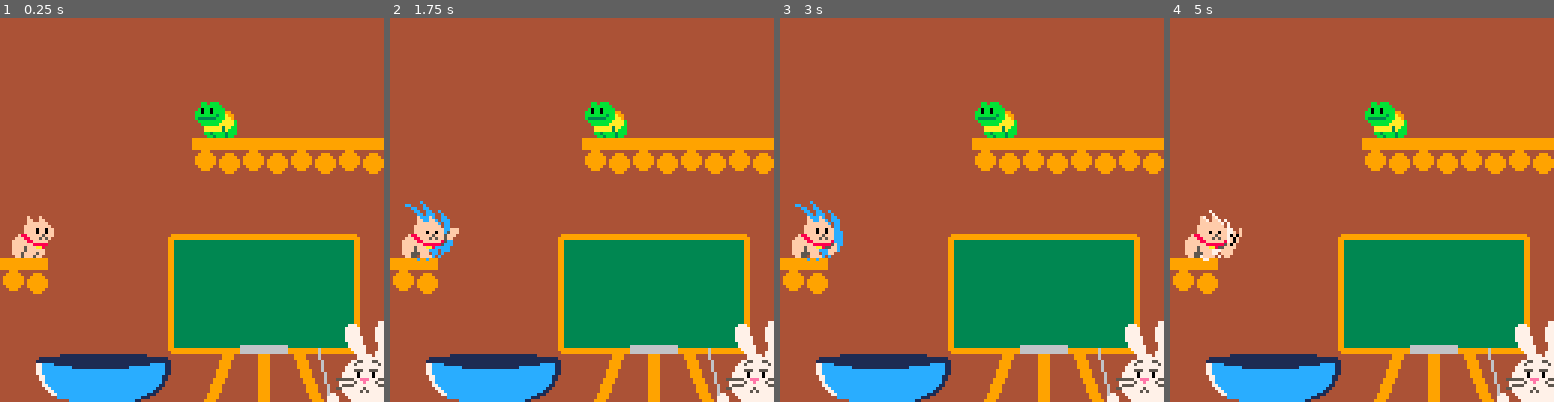
Above: before the commit, frames 1-4 (left to right).
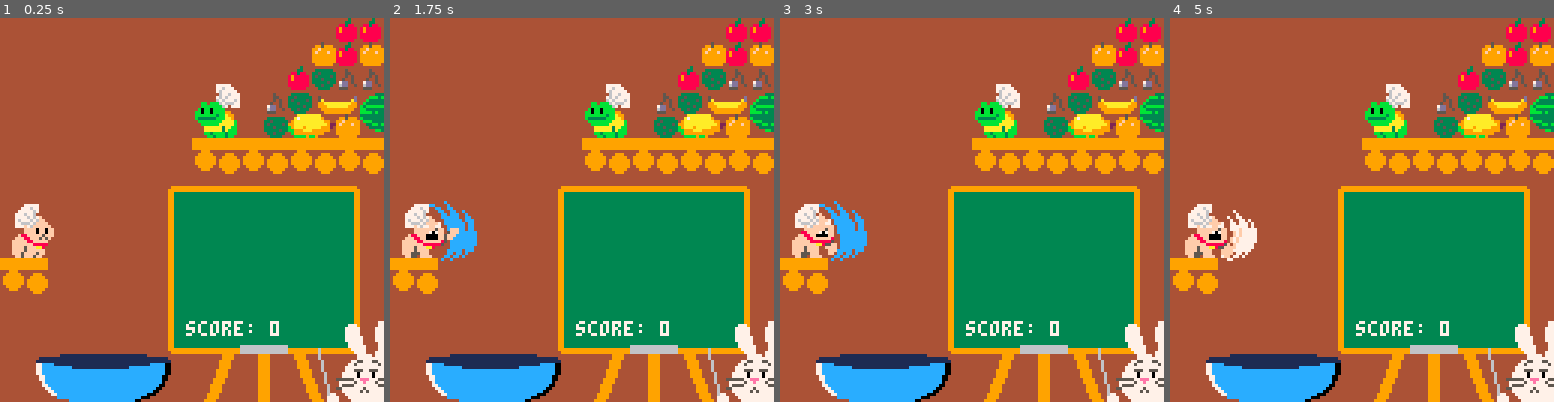
Above: after the commit, the same moments.

Repository: 7thbeatgames/chikis-chefs
Game: PICO-8 cartridge chikischefs.p8
Same seed, same stepped clock (60 frames per second), same inputs: the game is played once before the commit and once after it.
Inputs:
- Up to frame 1 (0.25 s): no input
- Up to frame 2 (1.75 s): tap X (X key) at 0.33, 1.07 s; tap O (Z key) at 0.7, 1.7 s; hold Right from 1.6 s (still down)
- Up to frame 3 (3 s): tap X (X key) at 1.85, 2.97 s; release Right at 2.1 s; tap O (Z key) at 2.1, 2.5, 2.9 s; hold Up 2.15-2.42 s; hold Right from 2.47 s (still down)
- Up to frame 4 (5 s): release Right at 3.03 s; hold Left 3.08-3.58 s; tap O (Z key) every 0.4 s from 3.3 to 4.9 s; hold Down 3.63-3.97 s; hold Right 4.02-4.68 s; tap X (X key) at 4.08 s; hold Up from 4.73 s (still down)

The runs differ from the first frame. In frame 1, 13% of the frame differs, in the area x 3-100%, y 0-100%; in frame 2, 14%; in frame 3, 14%; in frame 4, 13%.

Commit message:
animations, round result calculation

Diff:
--- a/chikischefs.p8
+++ b/chikischefs.p8
@@ -3,9 +3,14 @@
 __lua__
 
 
+…(4 lines of a section not shown)…
 z = 0
 currfruits = {}
 bubblefruits = {}
+slices = {}
 tscratch = -1
 tcatanim = -1
 
@@ -26,17 +31,21 @@
 spb = 16  -- stat per beat
 bar = 0
 calltime = false
+responsetime = false
 
 notesstr = ""
 bbeats = ""
 
 newtick = false
 tick_response = 0
-tttt = 0
 sylaudio = 0
 anybtn = false
-closestfruit = 0
+closestfruit = 1
 bubbles_xoffset = 8
+rabbit_state = 0
+headbob = false
+perfect_round = false
+perfect_rounds_count = 0
 
 function _init()
 
@@ -55,8 +64,10 @@
 	newbar = newtick and tickl == 0
 
 	tick = stat(50) + statloops * statcap
-	tickf = newtick and tick or tickf + 1/60
+	tickf = newtick and tick or tickf + dt
 	anybtn = btnp(0) or btnp(1) or btnp(2) or btnp(3) or btnp(4) or btnp(5)
+
+	headbob = tickl % 4 < 1
 
 	update_conductor()
 
@@ -96,7 +108,7 @@
 		--z = ceil(rnd(#allfruits - 1))
 		--pos = flr(tickl / 4) --
 		--printh(arr_basket_show)
-		printh(pos)
+		--printh(pos)
 		ifruit = arr_basket_show[pos]
 
 		beatpos = 1
@@ -119,9 +131,13 @@
 			if diff > 7 then
 				arr_basket_beats_results[i] = false
 				printh("bigmiss..")
+				rabbit_state = 1
 			end
 		end
 	end
+
+
+
 
 	-- scratch!
 	if anybtn then
@@ -130,6 +146,7 @@
 
 		nextbeat = #arr_basket_beats_results + 1
 
+		-- check beats
 		if nextbeat <= #arr_basket_beats_show then
 
 			b = arr_basket_beats_show[nextbeat]
@@ -142,10 +159,12 @@
 			end
 
 			diff = b - tickfl
+			absdiff = abs(diff)
 
 			printh("b " .. b)
 
 
+			-- check whats the closest fruit to hit
 			closestfruit = 1
 			for i = 1, #bubblefruits do
 				f1 = bubblefruits[i]
@@ -155,16 +174,49 @@
 				end
 			end
 
-			absdiff = abs(diff)
-
-			if absdiff < 1 then -- hit correctly
+
+
+			-- hit correctly
+			if absdiff < 1 then
 				printh("hit! " .. diff)
 				arr_basket_beats_results[nextbeat] = true
 				bubblefruits[closestfruit].tglow = 0.1
 
+				-- change rabbit to happy if it wasn't angry
+				if rabbit_state == 0 then
+					rabbit_state = 2
+				end
+
+				-- create slice
+				f = bubblefruits[closestfruit]
+				f.tfreeze = 0.2
+				f.lives = f.lives - 1
+				addslice(closestfruit)
+
+
+				if #arr_basket_beats_results == #arr_basket_beats_show then
+					perfect_round = true
+					for i = 1, #arr_basket_beats_results do
+						if arr_basket_beats_results[i] == false then
+							perfect_round = false
+						end
+					end
+
+					if perfect_round then
+						perfect_rounds_count = perfect_rounds_count + 1
+					end
+				else
+					perfect_round = false
+				end
+
+
+			-- small miss
 			elseif absdiff < 7 then
 				printh("smallmiss.." .. diff)
+				rabbit_state = 1
 				arr_basket_beats_results[nextbeat] = false
+
+			-- no beats close
 			else
 				printh("nothing.." .. diff)
 			end
@@ -181,13 +233,15 @@
 
 	end
 
+
+
 	if tscratch >= 0 then
-		tscratch += 1/60 * 20
+		tscratch += dt * 20
 		if tscratch > 3 then tscratch = -1 end
 	end
 
 	if tcatanim >= 0 then
-		tcatanim += 1/60 * 30
+		tcatanim += dt * 30
 		if tcatanim > 4 then tcatanim = -1 end
 	end
 
@@ -204,12 +258,22 @@
 
 	-- update fruits position on bubbles
 	updatefruits()
+	updateslices()
 end
 
 
 function _draw()
 
 	-- clean screen
+
+	-- if rabbit_state == 0 then
+	-- 	cls(4)
+	-- elseif rabbit_state == 1 then
+	-- 	cls(8)
+	-- elseif rabbit_state == 2 then
+	-- 	cls(11)
+	-- end
+
 	cls(4)
 
 	-- draw the backstage
@@ -295,6 +357,15 @@
 		sylcount = sylcount + #f.notes
 	end
 
+	-- draw result checkmark
+	if perfect_round and (tick % 2 == 0 or tickl < 8) then
+		spr(12, 100, 93, 2, 2)
+		-- printh("perfect round")
+	end
+
+	-- draw score
+	print("score: " .. perfect_rounds_count, 62, 101, 7)
+
 	-- scratch
 	if tscratch >= 0 then
 		sprnum = flr(tscratch)
@@ -303,24 +374,41 @@
 		spr(sprind, xscratch, 58, 2, 3)
 	end
 
-	-- scratch cat anim
+	-- cat
 	altrender(true)
-	catx = 3
+	xcat = 3
+	ycat = 64
 	if tcatanim >= 0 then
 		sprnum = flr(tcatanim)
 		sprind = 112 + sprnum * 3
-		spr(sprind, catx + sprnum / 1.5, 64, 3, 2)
+		xcat = xcat + sprnum / 1.5
+		spr(sprind, xcat, ycat, 3, 2)
 	else
-		spr(32, catx, 64, 2, 2)
+		spr(32, xcat, ycat, 2, 2)
 	end
 	altrender(false)
+
+	-- cat chef hat
+	cy = headbob and 0 or 0
+	spr(176, xcat + 2, ycat - 2 + cy)
 
 	-- frog
 	altrender(true)
-	openmouth = calltime == true and tick % 4 == 0
+	openmouth = false
+	if calltime then
+		for i = 1, #bubblefruits do
+			if tickl == bubblefruits[i].tick % 16 then
+				openmouth = true
+			end
+		end
+	end
 	sprfrog = openmouth == true and 146 or 144
 	spr(sprfrog, 8 * 8, 3 * 8, 2, 2)
 	altrender(false)
+
+	-- frog chef hat
+	xfroghat = openmouth == true and 7 or 6
+	spr(176, xfrog + xfroghat, yfrog - 10, 1,1, true)
 
 	-- bowl back
 	xbowl = 10
@@ -330,15 +418,24 @@
 	-- fruits
 	drawfruits()
 
+	-- slices
+	drawslices()
+
 	-- bowl front
+	altrender(true)
 	spr(80, xbowl, ybowl, 6, 2)
+	altrender(false)
 
 	-- rabbit
 	altrender(true)
 	yrabbit = 100
-	if tickl % 4 < 1 then yrabbit = yrabbit + 1 end
-	spr(199, 100, yrabbit, 4,4)
+	if headbob then yrabbit = yrabbit + 1 end
+	if rabbit_state == 0 then spr(199, 100, yrabbit, 4,4)
+	elseif rabbit_state == 1 then spr(196, 100 + 8, yrabbit, 3,4)
+	elseif rabbit_state == 2 then spr(192, 100, yrabbit, 4,4)
+	end
 	altrender(false)
+
 
 	-- bubble
 	-- t = (sin(time()) + 1) * 5
@@ -348,6 +445,31 @@
 
 	-- result squares
 
+…(4 lines of a section not shown)…
+	-- debug
+
+	-- printdebug()
+	-- drawresultsquares()
+
+
+
+end
+
+function drawbubble(x, y, r)
+
+	circ(x, y, r, 12) -- inner circle
+	circ(x, y, r + 1, 7) -- outer circle
+
+	-- specular highlight
+	sx = x - r * 0.5
+	sy = y - r * 0.5
+	rectfill(sx, sy, sx + 1, sy + 1, 7)
+end
+
+function drawresultsquares()
 	for i = 1, #arr_basket_beats_show do
 		b = arr_basket_beats_show[i]
 		x = 52 + i * 5
@@ -364,39 +486,7 @@
 			rectfill(x, y, x + w, y + h, color)
 		end
 	end
-…(4 lines of a section not shown)…
-	-- debug
-	-- printdebug()
-
-	-- line(0, yhitcenter - yhitwindow, 128, yhitcenter - yhitwindow, 8)
-	linecolor = 7
-	rs = arr_basket_beats_results
-	if #rs > 0 then
-		lastresult = rs[#rs]
-		linecolor = lastresult == true and 11 or 8
-	end
-
-	-- line(0, yhitcenter, 128, yhitcenter, linecolor)
-	-- line(0, yhitcenter + yhitwindow, 128, yhitcenter + yhitwindow, 8)
-
-
-
-end
-
-function drawbubble(x, y, r)
-
-	circ(x, y, r, 12) -- inner circle
-	circ(x, y, r + 1, 7) -- outer circle
-
-	-- specular highlight
-	sx = x - r * 0.5
-	sy = y - r * 0.5
-	rectfill(sx, sy, sx + 1, sy + 1, 7)
-end
-
+end
 function altrender(set)
 	palt(2, set)
 	palt(0, not set)
@@ -433,6 +523,33 @@
 
 end
 
+function addslice(fruitindex)
+	f = bubblefruits[fruitindex]
+	s = {
+		x = f.x - 4 + rnd(4),
+		y = f.y,
+		sprite = f.data.slicedsprite
+	}
+	add(slices, s)
+	--printh("spr " .. f.data.slicedsprite)
+	--printh("adding new slice -> " .. f.data.name .. " at " .. f.x .. ", " .. f.y)
+end
+
+function updateslices()
+	for i = 1, #slices do
+		s = slices[i]
+		s.y = s.y + 2
+	end
+end
+
+function drawslices()
+	for i = 1, #slices do
+		s = slices[i]
+		spr(s.sprite, s.x - 4, s.y - 4)
+		--printh("drawing -> "  .. s.sprite .. " at " .. s.x .. ", " .. s.y)
+	end
+end
+
 function bringfruit(fruit)
 	currfruits[#currfruits + 1] = {
 		x = 120,
@@ -442,7 +559,7 @@
 end
 
 function bubblefruit(fruit, position, beat)
-	bubblefruits[#bubblefruits + 1] = {
+	add(bubblefruits, {
 		x0 = 16 + position * bubbles_xoffset,
 		y0 = ybubble0 + (position % 2) * 2 , -- initial ypos
 		x = 16 + position * bubbles_xoffset,
@@ -454,15 +571,16 @@
 		beat = beat,
 		pstart = 0,
 		toffset = 0,
-		tglow = 0
-	}
+		tfreeze = 0,
+		tglow = 0,
+		lives = #fruit.notes
+	})
 end
 
 
 
 function updatefruits()
-	local xfrog = 66
-	local yfrog = 32
+
 
 	for i = 1, #bubblefruits do
 
@@ -478,13 +596,19 @@
 
 		-- falling animation
 		if(tick >= f.sptick) then
-			f.toffset = f.toffset + 1/60
-			f.y = f.y0 + f.toffset * f.toffset * 50 + f.toffset * 25
+			if f.tfreeze > 0 then
+				f.tfreeze = f.tfreeze - dt
+			end
+
+			if f.tfreeze <= 0 then
+				f.toffset = f.toffset + dt
+			end
+			f.y = f.y0 + f.toffset * f.toffset * 90 + f.toffset * 25
 		end
 
 		-- glow animation when hit
 		if f.tglow > 0 then
-			f.tglow = f.tglow - 1/60
+			f.tglow = f.tglow - dt
 		else
 			f.tglow = 0
 		end
@@ -503,50 +627,53 @@
 
 	for i = 1, #bubblefruits do
 		f = bubblefruits[i]
-		data = bubblefruits[i].data
-		x = f.x - data.size.x * 4
-		y = f.y - data.size.y * 4
-
-
-		if f.tglow > 0 then
-			for c = 1, 15 do
-				pal(c, 7)
+		if f.lives > 0 then
+
+
+			data = bubblefruits[i].data
+			x = f.x - data.size.x * 4
+			y = f.y - data.size.y * 4
+
+
+			if f.tglow > 0 then
+				for c = 1, 15 do
+					pal(c, 7)
+				end
+			end --
+			spr(data.sprite, x, y, data.size.x, data.size.y)
+			pal()
+
+			-- bubble
+
+			tilesize = data.size.x == 1 and 2 or 3
+
+
+			if f.pstart < 1 then
+				rbubble = lerpoutback(1, data.size.x * 6, f.pstart)
+				drawbubble(f.x, f.y, rbubble)
+			elseif f.toffset < 0.15 then
+				bubblespr = data.size.x == 1 and 37 or 39
+
+				-- explosion anims
+				if f.toffset > 0.11 then
+					bubblespr = 92
+					tilesize = 4
+				elseif f.toffset > 0.08 then
+					bubblespr = 44
+					tilesize = 3
+				end
+
+				tiledifx = tilesize - data.size.x
+				tiledify = tilesize - data.size.y
+				spr(
+					bubblespr,
+					f.x - tiledifx * 4 - data.size.x * 4,
+					f.y - tiledify * 4 - data.size.y * 4,
+					tilesize,
+					tilesize
+				)
 			end
-		end --
-		spr(data.sprite, x, y, data.size.x, data.size.y)
-		pal()
-
-		-- bubble
-
-		tilesize = data.size.x == 1 and 2 or 3
-
-
-		if f.pstart < 1 then
-			rbubble = lerpoutback(1, data.size.x * 6, f.pstart)
-			drawbubble(f.x, f.y, rbubble)
-		elseif f.toffset < 0.15 then
-			bubblespr = data.size.x == 1 and 37 or 39
-
-			-- explosion anims
-			if f.toffset > 0.11 then
-				bubblespr = 92
-				tilesize = 4
-			elseif f.toffset > 0.08 then
-				bubblespr = 44
-				tilesize = 3
-			end
-
-			tiledifx = tilesize - data.size.x
-			tiledify = tilesize - data.size.y
-			spr(
-				bubblespr,
-				f.x - tiledifx * 4 - data.size.x * 4,
-				f.y - tiledify * 4 - data.size.y * 4,
-				tilesize,
-				tilesize
-			)
-		end
-
+		end
 		-- debug
 		-- print(f.beat, f.x, f.y, 7)
 	end
@@ -557,7 +684,7 @@
 	arr = ff.syllables
 
 	bbcenterx = 88
-	bbtopy = 77 + row * 8
+	bbtopy = 63 + row * 8
 
 	-- get total string length
 	strlen = 0
@@ -581,7 +708,7 @@
 		if result == 1 then -- miss
 			textcolor = 8
 		elseif result == 2 then -- hit
-			textcolor = 11
+			textcolor = calltime and 10 or 11
 		end
 
 
@@ -671,6 +798,7 @@
 	end
 
 	calltime = music_state == mstate.call
+	responsetime = music_state == mstate.response
 
 	tickl = stat(50) //tick but looping. use first channel as reference pos (cause it doesnt loop)
 	beatnumber = tickl\4
@@ -699,6 +828,9 @@
 	flag_refreshed_call = false
 	arr_basket_beats_results = {}
 	put_basketbeats_in_pattern(5,4)
+	--printh("reseting rabbit_state")
+	rabbit_state = 0
+	perfect_round = false
 	end
 
 	-- if in a second half of a response pattern or intro, generate new beat and put in call pattern
@@ -715,10 +847,10 @@
 		if (is_new_basket) then printh("new basket!") end
 
 		if (music_side_prebar == mside.a) then
-		new_basket_size = #startbeats_a
+			new_basket_size = #startbeats_a
 		else
-		 new_basket_size = #startbeats_b
-		 end
+			new_basket_size = #startbeats_b
+		end
 
 		if level ~= prev_level then
 			printh("new level!")
@@ -904,7 +1036,7 @@
 	--turn on in pattern
 	for i=1,#arr_basket_beats do
 		-- x,x,bit1,bit2,bit3
-		--set_vol(pattern_num, arr_basket_beats[i], true,false,false)
+		set_vol(pattern_num, arr_basket_beats[i], true,true,true)
 	end
 	--cstore()
 end
@@ -914,21 +1046,11 @@
 -->8
 --eruonna's funcs:
 function set_vol(sfx,time,bit1,bit2,bit3)
-  local addr = 0x3200 + 68*sfx + 2*(time-1)
-  note = peek(addr+1)
-  if (bit1) then note = note | 0b100
-  else
-   note = note & 0b1111111111111011.1111111111111111
-  end
-  if (bit2) then note = note | 0b101
-  else
-   note = note & 0b1111111111111101.1111111111111111
-  end
-  if (bit3) then note = note | 0b110
-    else
-   note = note & 0b1111111111111110.1111111111111111
-  end
-  poke(addr+1,note)
+	local addr = 0x3200 + 68*sfx + 2*(time-1)
+	poke2(addr, %addr & 0b1111000111111111) -- set everything to 0
+	if bit1 then poke2(addr, %addr | 0b0000001000000000) end
+	if bit2 then poke2(addr, %addr | 0b0000010000000000) end
+	if bit3 then poke2(addr, %addr | 0b0000100000000000) end
 end
 
 function make_note(pitch, instr, vol, effect)
@@ -1031,6 +1153,7 @@
 		syllables = {"ba", "na", "na"},
 		size = {x = 2, y = 1},
 		sprite = 16,
+		slicedsprite = 47,
 		bottom = 0,
 		notes = {0,1,3},
 		maincolor = 10
@@ -1090,6 +1213,7 @@
 		syllables = {".."},
 		size = {x = 1, y = 1},
 		sprite = 23, --todo
+		slicedsprite = 23, --todo
 		bottom = 0,
 		notes = {},
 		maincolor = 0
@@ -1109,6 +1233,11 @@
 yhitcenter = 72
 yhitwindow = 10 -- plus/minus
 ticklength = 0.1333 -- constant
+xfrog = 66
+yfrog = 32
+dt = 1/60
+
+
 
 
 
@@ -1241,16 +1370,16 @@
 
 
 __map__
-000000000000000000000000000000000b000000000000000000000000000000000000000000000000000000000000000000000000000000000000000000000000000000000000000000000000000000000000000000000000000000000000000000000000000000000000000000000000000000000000000000000000000000
-000000000000000000000000000000000b000000000000000000000000000000000000000000000000000000000000000000000000000000000000000000000000000000000000000000000000000000000000000000000000000000000000000000000000000000000000000000000000000000000000000000000000000000
-000000000000000000000000000000000b000000000000000000000000000000000000000000000000000000000000000000000000000000000000000000000000000000000000000000000000000000000000000000000000000000000000000000000000000000000000000000000000000000000000000000000000000000
-000000000000000000000000000000000b000000000000000000000000000000000000000000000000000000000000000000000000000000000000000000000000000000000000000000000000000000000000000000000000000000000000000000000000000000000000000000000000000000000000000000000000000000
-000000000000000000000000000000000b000000000000000000000000000000000000000000000000000000000000000000000000000000000000000000000000000000000000000000000000000000000000000000000000000000000000000000000000000000000000000000000000000000000000000000000000000000
+00000000000000000000000000000b0b0b000000000000000000000000000000000000000000000000000000000000000000000000000000000000000000000000000000000000000000000000000000000000000000000000000000000000000000000000000000000000000000000000000000000000000000000000000000
+000000000000000000000000003b0b3b0b000000000000000000000000000000000000000000000000000000000000000000000000000000000000000000000000000000000000000000000000000000000000000000000000000000000000000000000000000000000000000000000000000000000000000000000000000000
+0000000000000000000000000b1706060b000000000000000000000000000000000000000000000000000000000000000000000000000000000000000000000000000000000000000000000000000000000000000000000000000000000000000000000000000000000000000000000000000000000000000000000000000000
+000000000000000000000006171011040b000000000000000000000000000000000000000000000000000000000000000000000000000000000000000000000000000000000000000000000000000000000000000000000000000000000000000000000000000000000000000000000000000000000000000000000000000000
+00000000000000000000001707083b140b000000000000000000000000000000000000000000000000000000000000000000000000000000000000000000000000000000000000000000000000000000000000000000000000000000000000000000000000000000000000000000000000000000000000000000000000000000
 000000000000000002030203020302030b000000000000000000000000000000000000000000000000000000000000000000000000000000000000000000000000000000000000000000000000000000000000000000000000000000000000000000000000000000000000000000000000000000000000000000000000000000
 000000000000000012131213121312130b000000000000000000000000000000000000000000000000000000000000000000000000000000000000000000000000000000000000000000000000000000000000000000000000000000000000000000000000000000000000000000000000000000000000000000000000000000
-000000000000000000000000000000000b000000000000000000000000000000000000000000000000000000000000000000000000000000000000000000000000000000000000000000000000000000000000000000000000000000000000000000000000000000000000000000000000000000000000000000000000000000
-000000000000000000000000000000000b000000000000000000000000000000000000000000000000000000000000000000000000000000000000000000000000000000000000000000000000000000000000000000000000000000000000000000000000000000000000000000000000000000000000000000000000000000
 000000000000002223232323232324000b000000000000000000000000000000000000000000000000000000000000000000000000000000000000000000000000000000000000000000000000000000000000000000000000000000000000000000000000000000000000000000000000000000000000000000000000000000
+000000000000003233333333333334000b000000000000000000000000000000000000000000000000000000000000000000000000000000000000000000000000000000000000000000000000000000000000000000000000000000000000000000000000000000000000000000000000000000000000000000000000000000
+000000000000003233333333333334000b000000000000000000000000000000000000000000000000000000000000000000000000000000000000000000000000000000000000000000000000000000000000000000000000000000000000000000000000000000000000000000000000000000000000000000000000000000
 020300000000003233333333333334000b000000000000000000000000000000000000000000000000000000000000000000000000000000000000000000000000000000000000000000000000000000000000000000000000000000000000000000000000000000000000000000000000000000000000000000000000000000
 121300000000003233333333333334000b000000000000000000000000000000000000000000000000000000000000000000000000000000000000000000000000000000000000000000000000000000000000000000000000000000000000000000000000000000000000000000000000000000000000000000000000000000
 000000000000003233333333333334000b000000000000000000000000000000000000000000000000000000000000000000000000000000000000000000000000000000000000000000000000000000000000000000000000000000000000000000000000000000000000000000000000000000000000000000000000000000
Not shown, changed: 55 lines of the sprite sheet (__gfx__) section of chikischefs.p8
Not shown, added: .gitignore
